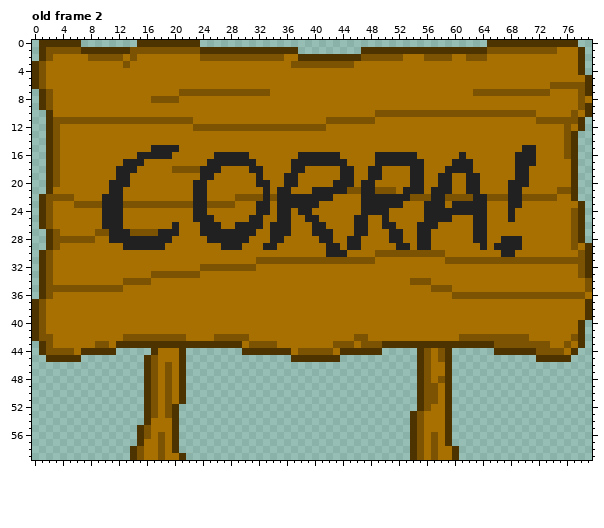
Two states of a pixel-art file, res/sprite/graphic16.aseprite. Above, as it was before the edit.
80x60 pixels, 3 frames. Shown: old frame 2.
Now the later version:
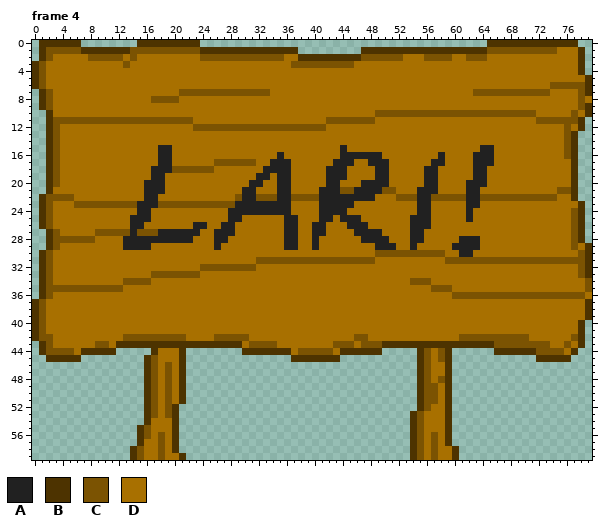
Palette (. is transparent): A #212121  B #4d3300  C #7b5302  D #a87000
A new or re-ordered frame is compared with the old frame closest to it.
Edits made:
frames 3 -> 4
Changed rows in their new state; - is an unchanged pixel.
Frame 4 is new; against old frame 2, layer "Layer 2":
first column x 10:
15 -------D--D-----------------------A-------------------AA----DD
16 -----DDD--------DDDDD----A--DDDDDDAAAAA-DDDDD---A--D-AAA---DDD
17 ---DDD--AA-----DCCCCCC--AAADDDDDD--A--A--DDDDD-AA-DDDAAA---DDD
18 --DDD--AAA----CCD----DDAAAADD---AA-D--D-A---DDAA-DDDDAA----DD-
19 --DD---AA-----DD-------A-A-D----AA-D--D-A---DDAADD--D-A----DD-
20 -DDD--AAA----DD------A-D-A-D----A-DD---AA---DDAADD----A---DDD-
21 -DD---AAA----DD-----AA-D------D---C-A--A---DD-A-DD--------DD--
22 DDD---AA-----DD-----AA-C---CCCC--AAAA--DDDCC-AACC---A-C---CC--
23 CCC--AAA-----CC----AAA--A--DDDDAAAAA-DDDDDD--A-DD-DD--D---DD--
24 DDD--AA------DD---AAAA--A---DD-AAAA--DDDD----A-DDDDD-DD---D---
25 DDD-AAA------DDD--AA-DD--D-A-DDAA-AA-D--D---AA-DDD--ADD---D---
26 DDD-AA----D--A-DDAADDDD-DD-A-------A----DD--A--D-----DD-------
27 -CCCA------AAADD---DDD--DD-A----D-----AA-DD-A-D------DD-------
28 -DD-------AAA--D--DDD---DDAA--ADD--DDAAAADD-A-D----AA-D--DDD--
29 -------DD-------ADDD---DD-AA--A-DD-DD--AAADDADD---AAAAD-DDDD--
30 --------------------------------DDD----------------AA----DD---
